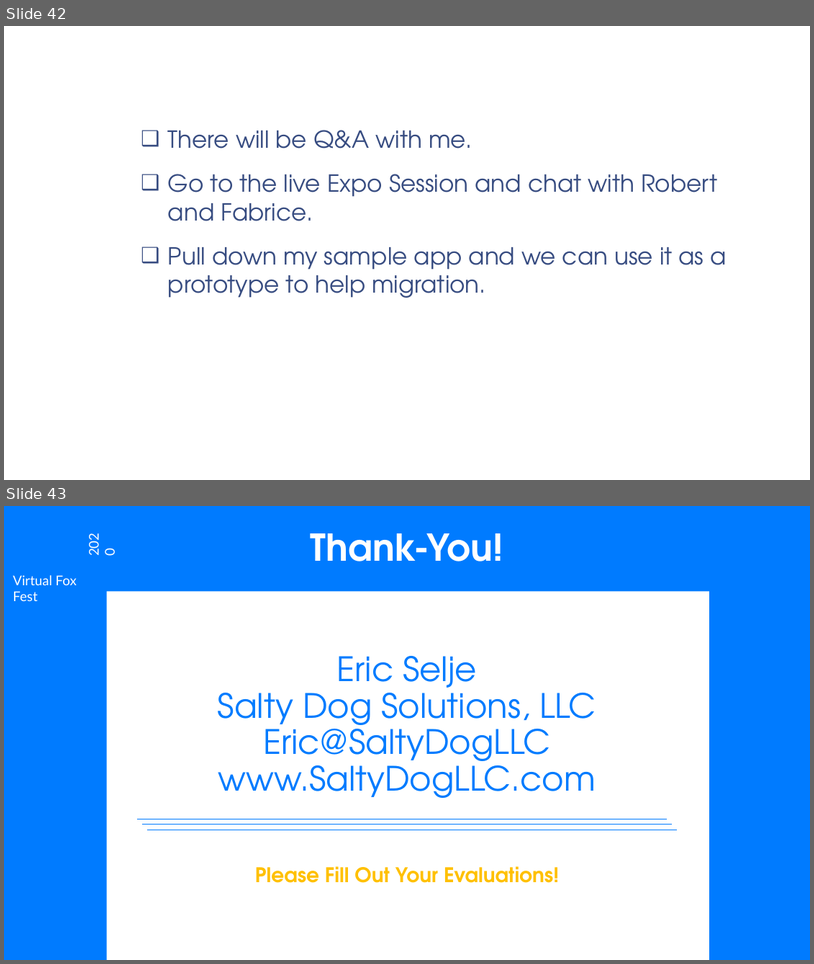
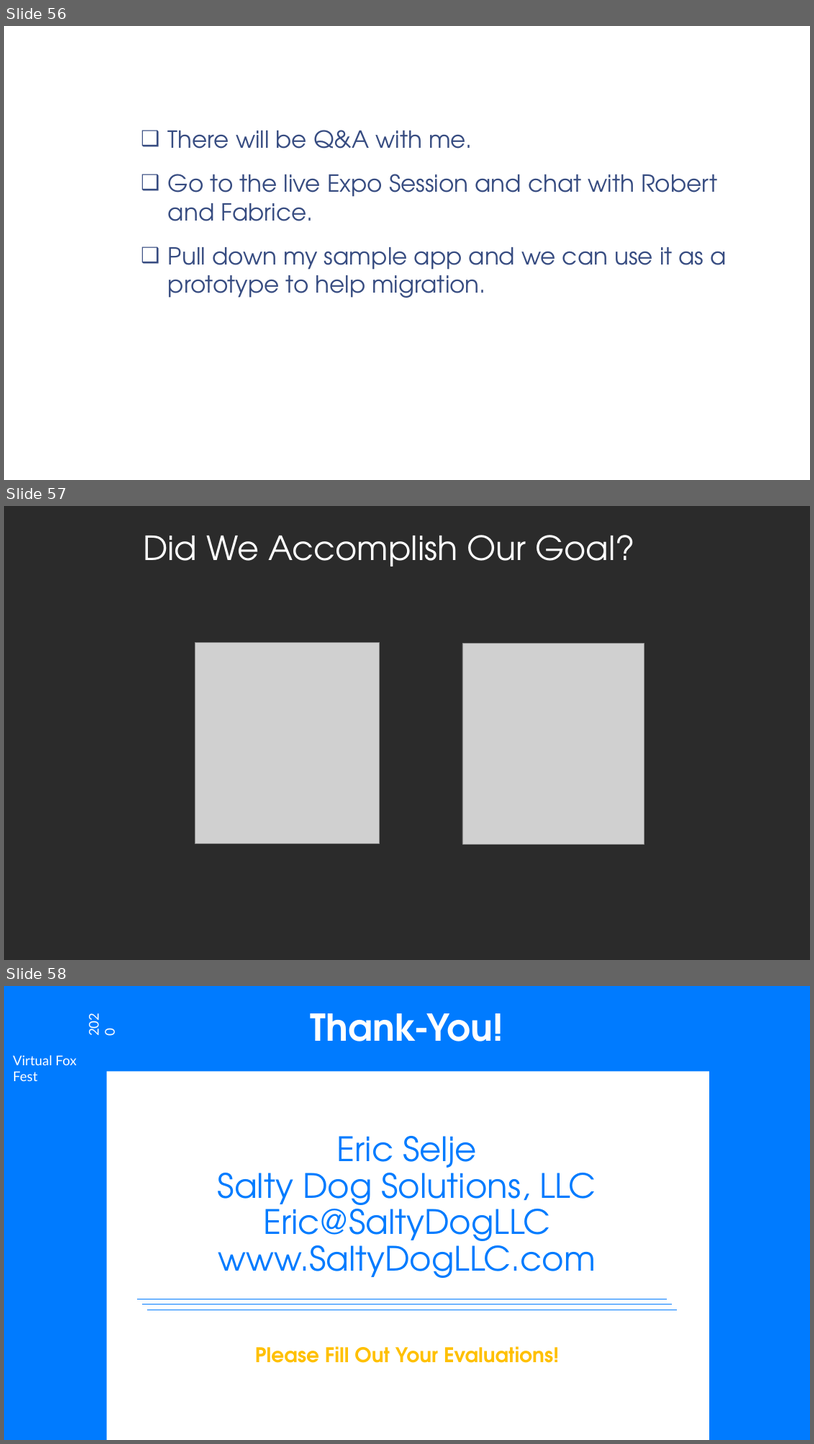
Before and after one commit to eselje/XToDos, a slide deck: Docs/Selje_XSharpFromScratch_Slides.pptx. Shown one above the other, each under a label of ours: slides 42 and 43 before the commit, slides 56, 57 and 58 after it. The pictures are 814x964 and 814x1444 pixels, drawn with LibreOffice and Linux fonts; fonts in the diff are those of the drawing; grey boxes stand for pictures; background and template pictures are left out; a plain dark background stands for a picture behind light text. Boxes give left, top, right and bottom in pixels: in the first picture for what was removed or moved away, otherwise in the second. Text is boxed around its words. In the diff, an @@ line names an element or a change of style, - is before the commit and + after.

```diff
--- a/Docs/Selje_XSharpFromScratch_Slides.pptx
+++ b/Docs/Selje_XSharpFromScratch_Slides.pptx
@@ slide 57 added at box(4, 506, 810, 960), background picture (left out) @@
@@ title added at box(143, 535, 635, 566), 39.6 pt, text #FFFFFF @@
+Did We Accomplish Our Goal?
@@ picture added at box(196, 642, 379, 843) @@
@@ picture added at box(463, 644, 645, 844) @@
@@ what was slide 42 is now slide 56 @@
@@ what was slide 43 is now slide 58 @@
```
Also in this commit, not shown: 10 slides changed, 17 other slides added, 4 slides removed, 5 other files.
